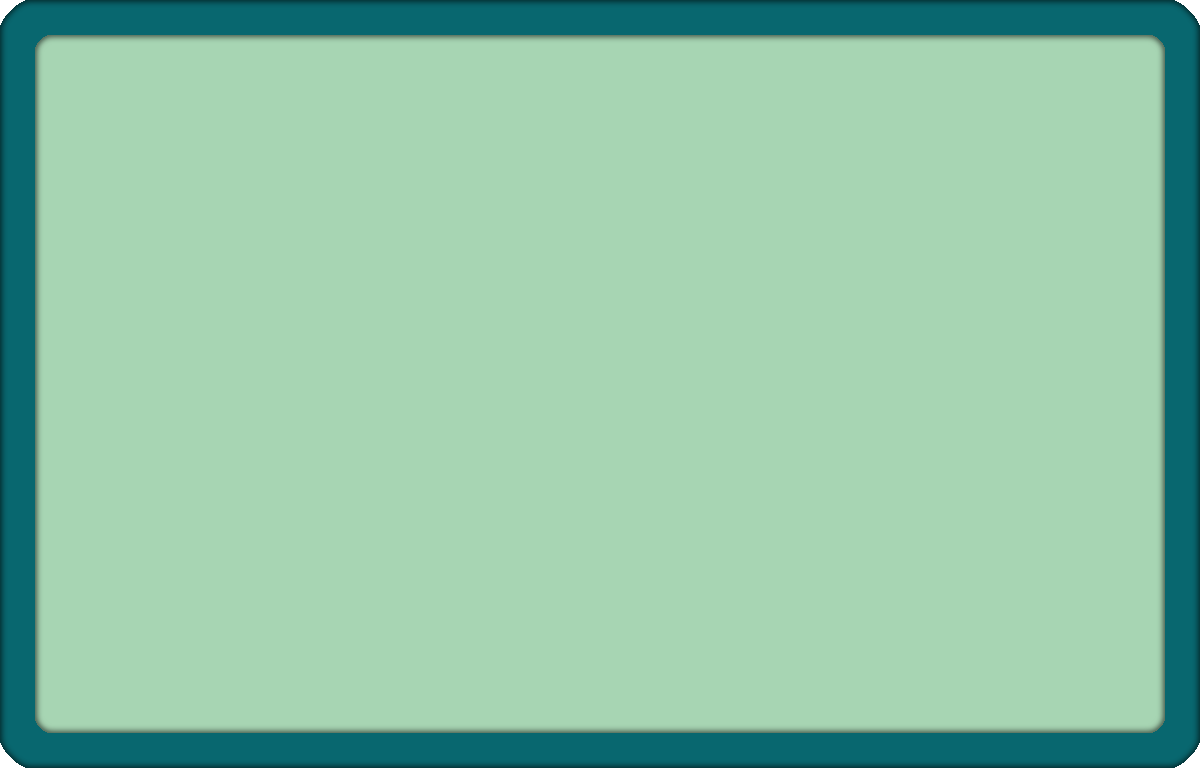
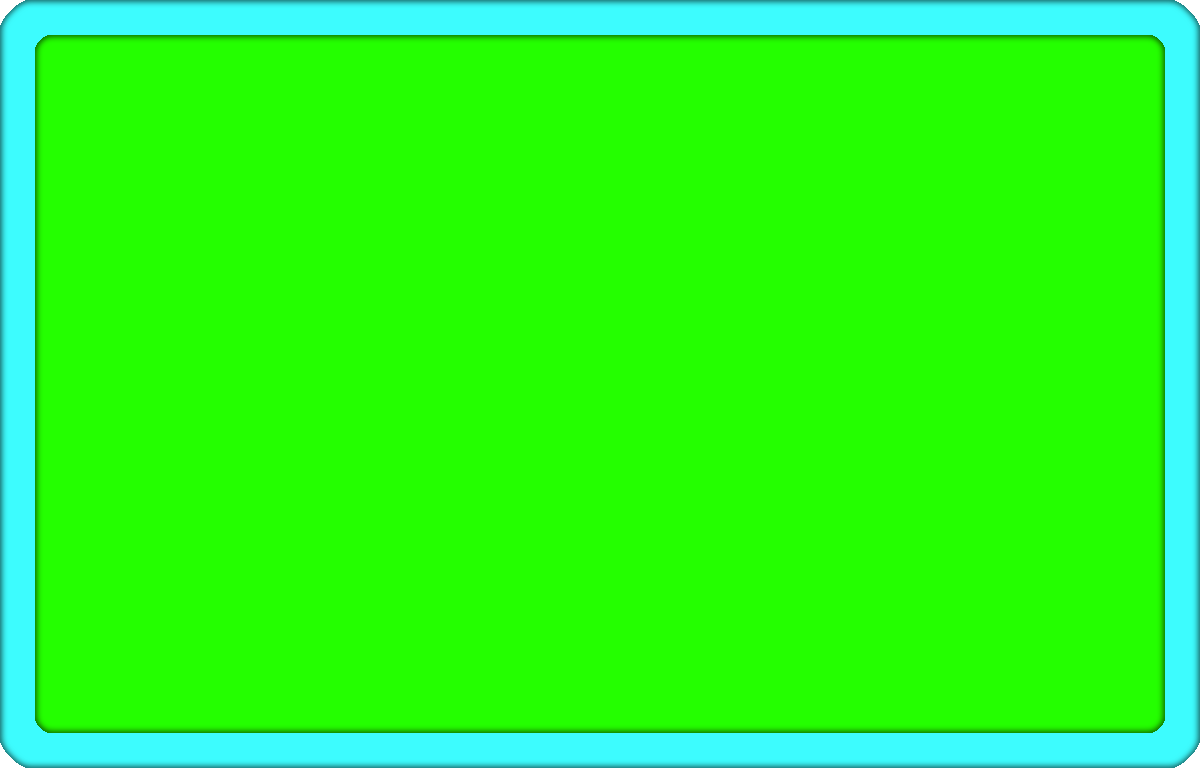
Two versions of the same layered image (1200×768). Layer-by-layer changes:
added layer "Layer 2 copy" above "Layer 1 copy" over [35, 35, 1165, 733]
added layer "Layer 1 copy" above "Layer 2" over [0, 0, 1200, 768]
